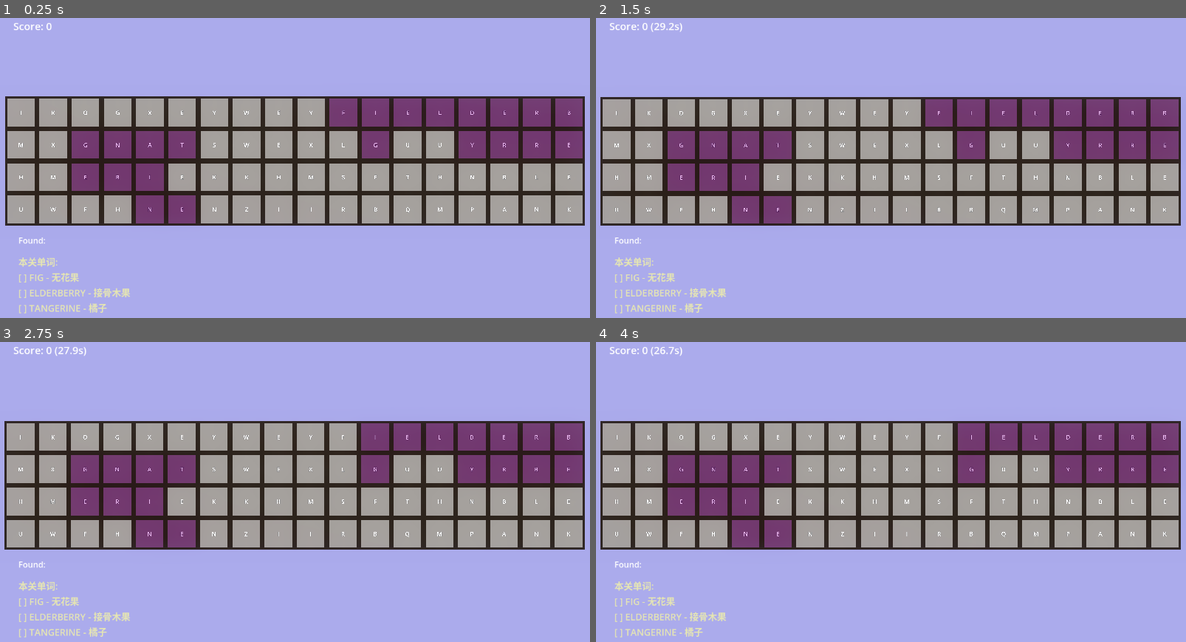
Above: before the commit, frames 1-4 (two rows, left to right).
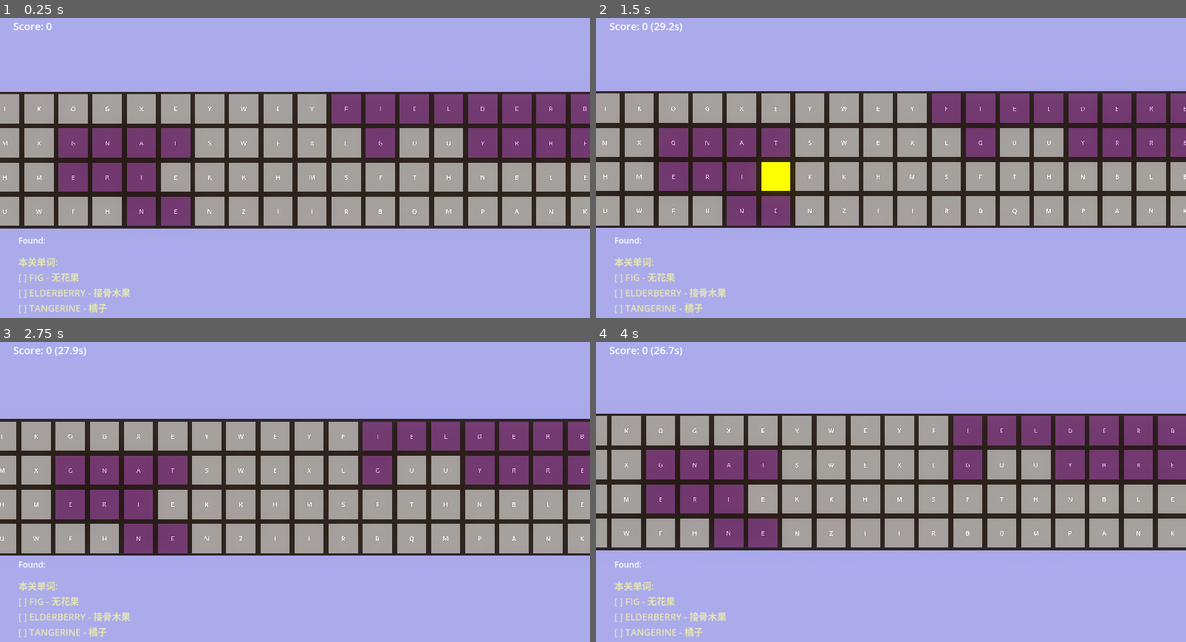
Above: after the commit, the same moments.

Repository: chenxinma/letter-blast
Game: Godot game, scene res://scenes/main_3d.tscn
Same seed, same stepped clock (60 frames per second), same inputs: the game is played once before the commit and once after it.
Inputs (mouse positions are in pixels of both pictures, inside the frame that each line leads up to):
- Up to frame 1 (0.25 s): no input
- Up to frame 2 (1.5 s): tap Enter at 0.5 s; move the mouse to (1020, 159) at 0.52 s; click (1020, 159) at 0.67 s; move the mouse to (773, 192) at 1.27 s; click (773, 192) at 1.42 s
- Up to frame 3 (2.75 s): move the mouse to (354, 426) at 2.02 s; click (354, 426) at 2.17 s
- Up to frame 4 (4 s): move the mouse to (861, 564) at 2.77 s; click (861, 564) at 2.92 s; move the mouse to (1068, 549) at 3.52 s; click (1068, 549) at 3.67 s

The runs differ from the first frame. In frame 1, 16% of the frame differs, in the area x 0-100%, y 24-71%; in frame 2, 17%; in frame 3, 17%; in frame 4, 19%, in the area x 0-100%, y 23-70%.

Commit message:
3d效果可玩

Diff:
--- a/scenes/main.tscn
+++ /dev/null
@@ -1,52 +0,0 @@
-[gd_scene format=3 uid="uid://21aca64rufkw"]
-
-[ext_resource type="Script" uid="uid://cr4j1po4slwim" path="res://scripts/main.gd" id="1_main"]
-[ext_resource type="Script" uid="uid://cup5xkg5clu5v" path="res://scripts/ui_manager.gd" id="2_ui"]
-[ext_resource type="Script" uid="uid://bxm3ick3a0lwp" path="res://scripts/level_manager.gd" id="3_level"]
-[ext_resource type="Script" uid="uid://f3ngqyrhc0qo" path="res://scripts/input_handler.gd" id="4_input"]
-[ext_resource type="Script" uid="uid://bvldgbe5qi3nk" path="res://scripts/grid_manager.gd" id="5_grid"]
-[ext_resource type="Script" uid="uid://dknvoy2pml5j0" path="res://scripts/word_manager.gd" id="6_word"]
-
-[node name="Main" type="Node2D" unique_id=1518344957]
-script = ExtResource("1_main")
-
-[node name="UI" type="CanvasLayer" parent="." unique_id=630496416]
-
-[node name="ScoreLabel" type="Label" parent="UI" unique_id=1000000002]
-offset_left = 26.0
-offset_top = 19.0
-offset_right = 208.0
-offset_bottom = 47.0
-theme_override_colors/font_color = Color(1, 1, 1, 1)
-theme_override_font_sizes/font_size = 20
-
-[node name="FoundWordsLabel" type="Label" parent="UI" unique_id=2026540226]
-offset_left = 36.0
-offset_top = 477.0
-offset_right = 76.0
-offset_bottom = 500.0
-
-[node name="WordMeaningsLabel" type="Label" parent="UI" unique_id=-1294967295]
-offset_left = 831.0
-offset_top = 418.0
-offset_right = 1131.0
-offset_bottom = 768.0
-theme_override_colors/font_color = Color(0.9, 0.9, 0.7, 1)
-theme_override_font_sizes/font_size = 18
-autowrap_mode = 2
-
-[node name="UIManager" type="CanvasLayer" parent="." unique_id=2007601286]
-script = ExtResource("2_ui")
-
-[node name="LevelManager" type="Node" parent="." unique_id=1723357876]
-script = ExtResource("3_level")
-
-[node name="InputHandler" type="Node" parent="." unique_id=842641339]
-script = ExtResource("4_input")
-
-[node name="WordManager" type="Node" parent="." unique_id=1391808335]
-script = ExtResource("6_word")
-
-[node name="GridManager" type="Node2D" parent="." unique_id=1302820426]
-position = Vector2(30, 170)
-script = ExtResource("5_grid")
--- a/scenes/main_3d.tscn
+++ b/scenes/main_3d.tscn
@@ -23,11 +23,11 @@
 [node name="Background3D" parent="." unique_id=1164069581 instance=ExtResource("8_bg")]
 
 [node name="Camera3D" type="Camera3D" parent="." unique_id=1629312009]
-transform = Transform3D(1, 0, 0, 0, 1, 0, 0, 0, 1, -3.5, -0.153, 13.562)
+transform = Transform3D(1, 0, 0, 0, 1, 0, 0, 0, 1, -3.5, -0.153, 7.3008747)
 doppler_tracking = 2
 projection = 1
 fov = 45.0
-size = 3.6
+size = 3.4
 
 [node name="DirectionalLight3D" type="DirectionalLight3D" parent="." unique_id=202859154]
 transform = Transform3D(0.866025, -0.433013, 0.25, 0, 0.5, 0.866025, -0.5, -0.75, 0.433013, 0, 10, 0)
--- a/scenes/word_cell.tscn
+++ /dev/null
@@ -1,14 +0,0 @@
-[gd_scene format=3 uid="uid://cmli2kxjqey6k"]
-
-[ext_resource type="Script" uid="uid://cwe0feitphcwg" path="res://scripts/word_cell.gd" id="1_script"]
-
-[node name="WordCell" type="Area2D" unique_id=2076306354]
-script = ExtResource("1_script")
-
-[node name="cell_background" type="Sprite2D" parent="." unique_id=566998161]
-
-[node name="letter_label" type="Label" parent="." unique_id=1691631181]
-theme_override_colors/font_color = Color(0.1, 0.1, 0.1, 1)
-theme_override_font_sizes/font_size = 24
-horizontal_alignment = 1
-vertical_alignment = 1
--- a/scripts/grid_manager.gd
+++ /dev/null
@@ -1,199 +0,0 @@
-class_name GridManager
-
-extends Node2D
-
-@export var word_manager: WordManager
-@export var cell_template: PackedScene
-
-const GRID_WIDTH: int = 18
-const GRID_HEIGHT: int = 4
-const CELL_SIZE: int = 60
-const MAX_PLACEMENT_ATTEMPTS: int = 100
-const MAX_RECURSION_DEPTH: int = 30
-
-var cells = []
-var grid_node: Node2D
-var placed_paths: Dictionary = {}
-
-signal cell_selected(coord: Vector2)
-
-enum Direction {
-	DOWN = 0,
-	RIGHT,
-	UP,
-	LEFT
-}
-
-const DIRECTIONS: Array[Vector2] = [
-	Vector2(0, 1),
-	Vector2(1, 0),
-	Vector2(0, -1),
-	Vector2(-1, 0)
-]
-
-func _ready() -> void:
-	randomize()
-	if grid_node:
-		grid_node.queue_free()
-	grid_node = Node2D.new()
-	grid_node.name = "GridNode"
-	add_child(grid_node)
-
-func generate_grid() -> void:
-	for row in cells:
-		for cell in row:
-			if cell:
-				(cell as Node).queue_free()
-
-	cells.clear()
-	placed_paths.clear()
-
-	for row in range(GRID_HEIGHT):
-		var row_array: Array[Area2D] = []
-		for col in range(GRID_WIDTH):
-			row_array.append(null)
-		cells.append(row_array)
-
-	var assigned_words: Array = []
-	if word_manager and "level_words" in word_manager:
-		assigned_words = word_manager.level_words
-
-	if cell_template == null:
-		print("ERROR: cell_template is null")
-		return
-
-	for word in assigned_words:
-		place_word_in_grid(word)
-
-	for row in range(GRID_HEIGHT):
-		for col in range(GRID_WIDTH):
-			if cells[row][col] == null:
-				var coord := Vector2(col, row)
-				var cell := cell_template.instantiate() as Area2D
-				cell.position = coord * CELL_SIZE + Vector2(CELL_SIZE / 2.0, CELL_SIZE / 2.0)
-				grid_node.add_child(cell)
-				cell.set_letter(get_random_letter(), coord)
-				cells[row][col] = cell
-
-func get_random_letter() -> String:
-	var letters := "ABCDEFGHIJKLMNOPQRSTUVWXYZ"
-	return letters[randi() % letters.length()]
-
-func place_word_in_grid(word: String) -> bool:
-	if word.is_empty():
-		return false
-
-	for _i in range(MAX_PLACEMENT_ATTEMPTS):
-		var start_x := randi() % GRID_WIDTH
-		var start_y := randi() % GRID_HEIGHT
-		var start_coord := Vector2(start_x, start_y)
-
-		if not can_place_char_at(start_coord, word[0]):
-			continue
-
-		var path: Array[Vector2] = [start_coord]
-		var visited: Dictionary = {start_coord: true}
-
-		if try_place_word_recursive(word, 1, start_coord, Vector2.ZERO, path, visited):
-			placed_paths[word] = path.duplicate()
-			return true
-
-	print("单词放置失败: ", word)
-	return false
-
-func try_place_word_recursive(word: String, char_index: int, prev_coord: Vector2, prev_direction: Vector2, path: Array[Vector2], visited: Dictionary) -> bool:
-	if char_index >= word.length():
-		do_place_word_by_path(word, path)
-		return true
-
-	if path.size() >= MAX_RECURSION_DEPTH:
-		return false
-
-	var available_directions := get_available_directions(prev_coord, prev_direction, visited)
-	if available_directions.is_empty():
-		return false
-
-	available_directions.shuffle()
-
-	for direction in available_directions:
-		var next_coord := prev_coord + direction
-
-		if not can_place_char_at(next_coord, word[char_index]):
-			continue
-
-		path.append(next_coord)
-		visited[next_coord] = true
-
-		if try_place_word_recursive(word, char_index + 1, next_coord, direction, path, visited):
-			return true
-
-		path.erase(next_coord)
-		visited.erase(next_coord)
-
-	return false
-
-func get_available_directions(current_coord: Vector2, prev_direction: Vector2, visited: Dictionary) -> Array[Vector2]:
-	var result: Array[Vector2] = []
-	var opposite := prev_direction * -1
-
-	for direction in DIRECTIONS:
-		if direction == opposite:
-			continue
-
-		var next_coord := current_coord + direction
-
-		if not is_valid_coordinate(next_coord):
-			continue
-
-		if visited.has(next_coord):
-			continue
-
-		result.append(direction)
-
-	return result
-
-func can_place_char_at(coord: Vector2, letter: String) -> bool:
-	if not is_valid_coordinate(coord):
-		return false
-
-	var cell := get_cell(coord)
-
-	if cell == null:
-		return true
-
-	if cell.is_used:
-		return false
-
-	return cell.letter == letter
-
-func do_place_word_by_path(word: String, path: Array[Vector2]) -> void:
-	for i in range(path.size()):
-		var coord := path[i]
-		var existing_cell := get_cell(coord)
-
-		if existing_cell == null:
-			var cell := cell_template.instantiate() as Area2D
-			cell.position = coord * CELL_SIZE + Vector2(CELL_SIZE / 2.0, CELL_SIZE / 2.0)
-			grid_node.add_child(cell)
-			cell.set_letter(word[i], coord)
-			cell.set_hint()
-			cells[coord.y][coord.x] = cell
-		else:
-			print("duplicate", coord)
-
-func mark_cells_as_used(coordinates: Array) -> void:
-	for coord in coordinates:
-		var cell := get_cell(coord)
-		if cell != null:
-			cell.set_used(true)
-
-func is_valid_coordinate(coord: Vector2) -> bool:
-	return coord.x >= 0 and coord.x < GRID_WIDTH and coord.y >= 0 and coord.y < GRID_HEIGHT
-
-func get_cell(coord: Vector2) -> Area2D:
-	if is_valid_coordinate(coord):
-		return cells[coord.y][coord.x]
-	return null
-
-func _on_cell_selected(coord: Vector2) -> void:
-	cell_selected.emit(coord)
--- a/scripts/input_handler.gd
+++ /dev/null
@@ -1,98 +0,0 @@
-class_name InputHandler
-
-extends Node
-
-@export var cell_size: int = 60
-@export var grid_manager: GridManager
-@export var word_manager: WordManager
-
-var selected_path: Array[Vector2] = []
-var current_word: String = ""
-
-signal word_validated(word: String, is_valid: bool)
-
-
-func handle_mouse_press(event: InputEventMouseButton) -> void:
-	if event.button_index == MOUSE_BUTTON_LEFT and event.pressed:
-		var grid_pos = mouse_to_grid(event.position)
-		select_cell(grid_pos)
-
-
-func handle_mouse_motion(event: InputEventMouseMotion) -> void:
-	if Input.is_mouse_button_pressed(MOUSE_BUTTON_LEFT) and not selected_path.is_empty():
-		var grid_pos = mouse_to_grid(event.position)
-		select_cell(grid_pos)
-
-
-func handle_mouse_release(event: InputEventMouseButton) -> void:
-	if event.button_index == MOUSE_BUTTON_LEFT and not event.pressed:
-		if selected_path.size() >= 2:
-			validate_word()
-		else:
-			clear_selection()
-
-
-func select_cell(coord: Vector2) -> void:
-	if not grid_manager.is_valid_coordinate(coord):
-		return
-
-	var cell = grid_manager.get_cell(coord)
-	if cell == null or cell.is_used:
-		return
-
-	if selected_path.is_empty():
-		selected_path.append(coord)
-		cell.set_highlighted(true)
-	else:
-		if is_adjacent_to_last(coord) and not coord in selected_path:
-			selected_path.append(coord)
-			cell.set_highlighted(true)
-
-	update_current_word()
-
-
-func is_adjacent_to_last(coord: Vector2) -> bool:
-	if selected_path.is_empty():
-		return false
-
-	var last_coord = selected_path[-1]
-	var dx = abs(coord.x - last_coord.x)
-	var dy = abs(coord.y - last_coord.y)
-
-	return (dx == 1 and dy == 0) or (dx == 0 and dy == 1)
-
-
-func update_current_word() -> void:
-	current_word = ""
-	for coord in selected_path:
-		var cell = grid_manager.get_cell(coord)
-		if cell != null:
-			current_word += cell.letter
-
-
-func validate_word() -> void:
-	if current_word.length() >= 2:
-		if word_manager.is_valid_word(current_word):
-			grid_manager.mark_cells_as_used(selected_path)
-			word_manager.mark_as_found(current_word)
-			emit_signal("word_validated", current_word, true)
-		else:
-			emit_signal("word_validated", current_word, false)
-
-	clear_selection()
-
-
-func clear_selection() -> void:
-	for coord in selected_path:
-		var cell = grid_manager.get_cell(coord)
-		if cell != null:
-			cell.set_highlighted(false)
-	selected_path.clear()
-	current_word = ""
-
-
-func mouse_to_grid(mouse_pos: Vector2) -> Vector2:
-	var grid_position := grid_manager.position
-	var relative_pos := mouse_pos - grid_position
-	return Vector2(int(ceil(relative_pos.x / cell_size)) - 1,
-				   int(ceil(relative_pos.y / cell_size)) - 1)
--- a/scripts/main.gd
+++ /dev/null
@@ -1,112 +0,0 @@
-extends Node2D
-
-@onready var word_manager: WordManager = $WordManager
-@onready var grid_manager: GridManager = $GridManager
-@onready var input_handler: Node = $InputHandler
-@onready var level_manager: LevelManager = $LevelManager
-@onready var ui_manager: UIManager = $UIManager
-
-var timer_manager: TimerManager
-var score_manager: ScoreManager
-var story_manager: StoryManager
-var hint_manager: HintManager
-
-func _ready() -> void:
-	grid_manager.word_manager = word_manager
-	grid_manager.cell_template = preload("res://scenes/word_cell.tscn")
-
-	input_handler.grid_manager = grid_manager
-	input_handler.word_manager = word_manager
-
-	level_manager.word_manager = word_manager
-	level_manager.grid_manager = grid_manager
-
-	setup_managers()
-	start_new_level()
-
-	input_handler.connect("word_validated", _on_word_validated)
-	level_manager.connect("level_completed", _on_level_complete)
-
-
-func _input(event: InputEvent) -> void:
-	if event is InputEventMouseButton:
-		var mouse_event := event as InputEventMouseButton
-		if mouse_event.pressed:
-			if timer_manager and timer_manager.waiting_to_start:
-				timer_manager.begin_timer()
-			if ui_manager and not ui_manager.countdown_running:
-				ui_manager.start_countdown()
-			input_handler.handle_mouse_press(event)
-		else:
-			input_handler.handle_mouse_release(event)
-	elif event is InputEventMouseMotion:
-		input_handler.handle_mouse_motion(event)
-
-
-func setup_managers() -> void:
-	timer_manager = TimerManager.new()
-	score_manager = ScoreManager.new()
-	story_manager = StoryManager.new()
-	hint_manager = HintManager.new()
-
-	add_child(timer_manager)
-	add_child(score_manager)
-	add_child(story_manager)
-	add_child(hint_manager)
-
-	ui_manager.score_manager = score_manager
-	ui_manager.timer_manager = timer_manager
-	if score_manager:
-		score_manager.connect("score_changed", ui_manager._on_score_changed)
-
-
-func start_new_level() -> void:
-	var level = level_manager.current_level
-
-	story_manager.current_level = level
-	score_manager.set_level(level)
-	hint_manager.set_level(level)
-
-	word_manager.reset_level()
-
-	var config = story_manager.get_level_config(level)
-	var word_count = config.get("word_count", 5)
-	var time_limit = config.get("time_limit", 120)
-
-	word_manager.get_level_words(word_count)
-	grid_manager.generate_grid()
-
-	timer_manager.start_timer(time_limit)
-	ui_manager.reset_countdown()
-	ui_manager.update_ui()
-
-
-func _on_word_validated(word: String, is_valid: bool) -> void:
-	if is_valid:
-		var word_score = score_manager.add_score(word, timer_manager.time_remaining)
-		word_manager.mark_as_found(word)
-		hint_manager.set_remaining_words(word_manager.get_remaining_words())
-		hint_manager.set_found_words(word_manager.get_found_words())
-		ui_manager.show_word_score(word_score)
-		ui_manager.update_ui()
-
-
-func _on_level_complete() -> void:
-	timer_manager.stop_timer()
-
-	var level_info = score_manager.complete_level(
-		timer_manager.time_remaining,
-		timer_manager.time_limit
-	)
-
-	print("Level Complete! Score: ", level_info.total)
-
-	story_manager.pass_level(level_manager.current_level)
-
-	OS.delay_msec(1000)
-	start_new_level()
-
-
-func _on_timer_time_out() -> void:
-	print("Time out!")
-	timer_manager.stop_timer()
--- a/scripts/main_3d.gd
+++ b/scripts/main_3d.gd
@@ -12,10 +12,11 @@
 var story_manager: StoryManager
 var hint_manager: HintManager
 var camera_initial_position: Vector3
-var time_elapsed: float = 0.0
-var camera_sway_enabled: bool = true
-var sway_amplitude: float = 0.005
-var sway_speed: float = 0.5
+var camera_target_offset: Vector3 = Vector3.ZERO
+var camera_current_offset: Vector3 = Vector3.ZERO
+var mouse_follow_enabled: bool = true
+var follow_strength: float = 0.15
+var follow_smoothing: float = 8.0
 
 func _ready() -> void:
 	grid_manager.word_manager = word_manager
@@ -37,14 +38,15 @@
 
 
 func _process(delta: float) -> void:
-	if camera_sway_enabled and camera:
-		time_elapsed += delta
-		var sway_offset = Vector3(
-			sin(time_elapsed * sway_speed * 1.3) * sway_amplitude,
-			sin(time_elapsed * sway_speed) * sway_amplitude,
-			0
-		)
-		camera.position = camera_initial_position + sway_offset
+	if mouse_follow_enabled and camera:
+		var viewport_size = get_viewport().get_visible_rect().size
+		var mouse_pos = get_viewport().get_mouse_position()
+		var normalized_x = (mouse_pos.x / viewport_size.x - 0.5) * 2.0
+		var normalized_y = (mouse_pos.y / viewport_size.y - 0.5) * 2.0
+		camera_target_offset.x = normalized_x * follow_strength
+		camera_target_offset.y = -normalized_y * follow_strength * 0.5
+		camera_current_offset = camera_current_offset.lerp(camera_target_offset, follow_smoothing * delta)
+		camera.position = camera_initial_position + camera_current_offset
 
 
 func _input(event: InputEvent) -> void:
--- a/scripts/word_cell.gd
+++ /dev/null
@@ -1,88 +0,0 @@
-extends Area2D
-
-@onready var cell_background: Sprite2D = $cell_background
-@onready var letter_label: Label = $letter_label
-
-const CELL_SIZE = 60
-const COLOR_HIGHLIGHT = Color(0.361, 0.486, 0.392, 1.0)
-const COLOR_HINT = Color(0.934, 0.837, 0.941, 1.0)
-const COLOR_USED = Color(0.5, 0.5, 0.5, 0.5)
-
-var letter: String = ""
-var coordinate: Vector2 = Vector2.ZERO
-var is_used: bool = false
-var is_highlighted: bool = false
-var _border_texture_cache: Texture2D
-
-class TextureGenerator:
-	static func create_pixel_art_background(size: Vector2) -> ImageTexture:
-		var image := Image.create(int(size.x), int(size.y), false, Image.FORMAT_RGBA8)
-
-		for y in range(int(size.y)):
-			for x in range(int(size.x)):
-				var color := Color(1, 1, 1, 1)
-				if (x + y) % 2 == 0:
-					color = Color(1, 1, 1, 1)
-				image.set_pixel(x, y, color)
-
-		return ImageTexture.create_from_image(image)
-
-	static func create_cell_border(size: Vector2) -> ImageTexture:
-		var image := Image.create(int(size.x), int(size.y), false, Image.FORMAT_RGBA8)
-		image.fill(Color(1, 1, 1, 1))
-
-		for x in range(int(size.x)):
-			image.set_pixel(x, 0, Color(0, 0, 0, 1))
-			image.set_pixel(x, int(size.y) - 1, Color(0, 0, 0, 1))
-
-		for y in range(int(size.y)):
-			image.set_pixel(0, y, Color(0, 0, 0, 1))
-			image.set_pixel(int(size.x) - 1, y, Color(0, 0, 0, 1))
-
-		return ImageTexture.create_from_image(image)
-
-func _ready() -> void:
-	_setup_background()
-
-func _setup_background() -> void:
-	if not _border_texture_cache:
-		_border_texture_cache = TextureGenerator.create_cell_border(Vector2(CELL_SIZE, CELL_SIZE))
-	cell_background.texture = _border_texture_cache
-	cell_background.modulate = Color(1.0, 1.0, 1.0, 0.5)
-
-func set_hint() -> void:
-	cell_background.modulate = COLOR_HINT
-
-func set_letter(c: String, coord: Vector2) -> void:
-	letter = c
-	coordinate = coord
-	if letter_label:
-		letter_label.text = letter
-
-func set_used(used: bool) -> void:
-	is_used = used
-	if is_used:
-		modulate = COLOR_USED
-		if cell_background:
-			cell_background.modulate = Color(0, 0, 0, 0)
-		if letter_label:
-			letter_label.modulate = Color(0, 0, 0, 0)
-	else:
-		modulate = Color(1, 1, 1, 1)
-		if cell_background:
-			if is_highlighted:
-				cell_background.modulate = COLOR_HIGHLIGHT
-			else:
-				cell_background.modulate = Color(1, 1, 1, 1)
-		if letter_label:
-			letter_label.modulate = Color(1, 1, 1, 1)
-
-func set_highlighted(highlighted: bool) -> void:
-	is_highlighted = highlighted
-	if is_used:
-		return
-	if is_highlighted:
-		if cell_background:
-			cell_background.modulate = Color(1, 1, 0, 1)
-	elif cell_background:
-		cell_background.modulate = Color(1, 1, 1, 1)
--- a/tests/test_grid_manager.gd
+++ /dev/null
@@ -1,99 +0,0 @@
-class_name GridManagerTest extends Node
-
-func _test_grid_initialization() -> void:
-	var grid_manager := load("res://scripts/grid_manager.gd").new() as Node
-	grid_manager.connect("cell_selected", Callable(self, "_on_cell_selected"))
-
-	var test_grid_manager = load("res://scripts/grid_manager.gd").new()
-	var word_manager := WordManager.new()
-	test_grid_manager.word_manager = word_manager
-
-	var grid_node := Node2D.new()
-	test_grid_manager.add_child(grid_node)
-
-	word_manager.queue_free()
-	grid_node.queue_free()
-	test_grid_manager.queue_free()
-
-func _test_get_cell_valid_coordinates() -> void:
-	var grid_manager = load("res://scripts/grid_manager.gd").new()
-	grid_manager.GRID_WIDTH = 4
-	grid_manager.GRID_HEIGHT = 18
-	grid_manager.cells = []
-
-	for row in range(18):
-		var row_array = []
-		for col in range(4):
-			row_array.append(null)
-		grid_manager.cells.append(row_array)
-
-	assert(grid_manager.is_valid_coordinate(Vector2(0, 0)), "Valid coordinate (0,0)")
-	assert(grid_manager.is_valid_coordinate(Vector2(3, 17)), "Valid coordinate (3,17)")
-	assert(grid_manager.is_valid_coordinate(Vector2(2, 9)), "Valid coordinate (2,9)")
-
-	grid_manager.queue_free()
-
-func _test_get_cell_invalid_coordinates() -> void:
-	var grid_manager = load("res://scripts/grid_manager.gd").new()
-	grid_manager.GRID_WIDTH = 4
-	grid_manager.GRID_HEIGHT = 18
-
-	assert(not grid_manager.is_valid_coordinate(Vector2(-1, 0)), "Invalid negative x")
-	assert(not grid_manager.is_valid_coordinate(Vector2(4, 0)), "Invalid x >= GRID_WIDTH")
-	assert(not grid_manager.is_valid_coordinate(Vector2(0, -1)), "Invalid negative y")
-	assert(not grid_manager.is_valid_coordinate(Vector2(0, 18)), "Invalid y >= GRID_HEIGHT")
-
-	grid_manager.queue_free()
-
-func _test_mark_cells_as_used() -> void:
-	var grid_manager = load("res://scripts/grid_manager.gd").new()
-	grid_manager.GRID_WIDTH = 4
-	grid_manager.GRID_HEIGHT = 18
-	grid_manager.cells = []
-
-	for row in range(18):
-		var row_array = []
-		for col in range(4):
-			row_array.append(null)
-		grid_manager.cells.append(row_array)
-
-	var test_coord := Vector2(1, 1)
-	assert(grid_manager.is_valid_coordinate(test_coord), "Test coordinate should be valid")
-
-	grid_manager.queue_free()
-
-func _test_get_cell_returns_null_for_invalid() -> void:
-	var grid_manager = load("res://scripts/grid_manager.gd").new()
-
-	var result = grid_manager.get_cell(Vector2(-1, -1))
-	assert(result == null, "get_cell should return null for invalid coordinates")
-
-	result = grid_manager.get_cell(Vector2(100, 100))
-	assert(result == null, "get_cell should return null for out of bounds coordinates")
-
-	grid_manager.queue_free()
-
-func _test_randomize_called() -> void:
-	var grid_manager = load("res://scripts/grid_manager.gd").new()
-	grid_manager._ready()
-
-	var letters := "ABCDEFGHIJKLMNOPQRSTUVWXYZ"
-	var letter1 = grid_manager.get_random_letter()
-	var letter2 = grid_manager.get_random_letter()
-
-	assert(letters.contains(letter1), "get_random_letter should return a letter")
-	assert(letters.contains(letter2), "get_random_letter should return a letter")
-
-	grid_manager.queue_free()
-
-func _on_cell_selected(coord: Vector2) -> void:
-	pass
-
-func _run_tests() -> void:
-	_test_grid_initialization()
-	_test_get_cell_valid_coordinates()
-	_test_get_cell_invalid_coordinates()
-	_test_mark_cells_as_used()
-	_test_get_cell_returns_null_for_invalid()
-	_test_randomize_called()
-	print("All GridManager tests passed!")
--- a/tests/test_word_cell.gd
+++ /dev/null
@@ -1,47 +0,0 @@
-extends "res://scripts/word_cell.gd"
-
-func _test_set_letter() -> void:
-	var word_cell := WordCell.new()
-	word_cell.set_letter("A", Vector2(0, 0))
-	assert(word_cell.letter == "A", "Letter should be A")
-	assert(word_cell.coordinate == Vector2(0, 0), "Coordinate should be (0,0)")
-	word_cell.queue_free()
-
-func _test_set_used() -> void:
-	var word_cell := WordCell.new()
-	word_cell.set_letter("B", Vector2(1, 1))
-	word_cell.set_used(true)
-	assert(word_cell.is_used == true, "Should be used")
-	word_cell.set_used(false)
-	assert(word_cell.is_used == false, "Should not be used")
-	word_cell.queue_free()
-
-func _test_set_highlighted() -> void:
-	var word_cell := WordCell.new()
-	word_cell.set_letter("C", Vector2(2, 2))
-	word_cell.set_highlighted(true)
-	assert(word_cell.is_highlighted == true, "Should be highlighted")
-	word_cell.set_highlighted(false)
-	assert(word_cell.is_highlighted == false, "Should not be highlighted")
-	word_cell.queue_free()
-
-func _test_emit_cell_selected() -> void:
-	var word_cell := WordCell.new()
-	word_cell.set_letter("D", Vector2(3, 3))
-	var received = false
-	word_cell.cell_selected.connect(func():
-		received = true
-	)
-	var mouse_event := InputEventMouseButton.new()
-	mouse_event.button_index = MOUSE_BUTTON_LEFT
-	mouse_event.pressed = true
-	word_cell._on_input_event(mouse_event)
-	assert(received, "cell_selected should be emitted")
-	word_cell.queue_free()
-
-func _run_tests() -> void:
-	_test_set_letter()
-	_test_set_used()
-	_test_set_highlighted()
-	_test_emit_cell_selected()
-	print("WordCell tests passed!")
Not shown, removed: scripts/grid_manager.gd.uid
Not shown, removed: scripts/input_handler.gd.uid
Not shown, removed: scripts/main.gd.uid
Not shown, removed: scripts/word_cell.gd.uid
Not shown, removed: tests/test_grid_manager.gd.uid
Not shown, removed: tests/test_word_cell.gd.uid
